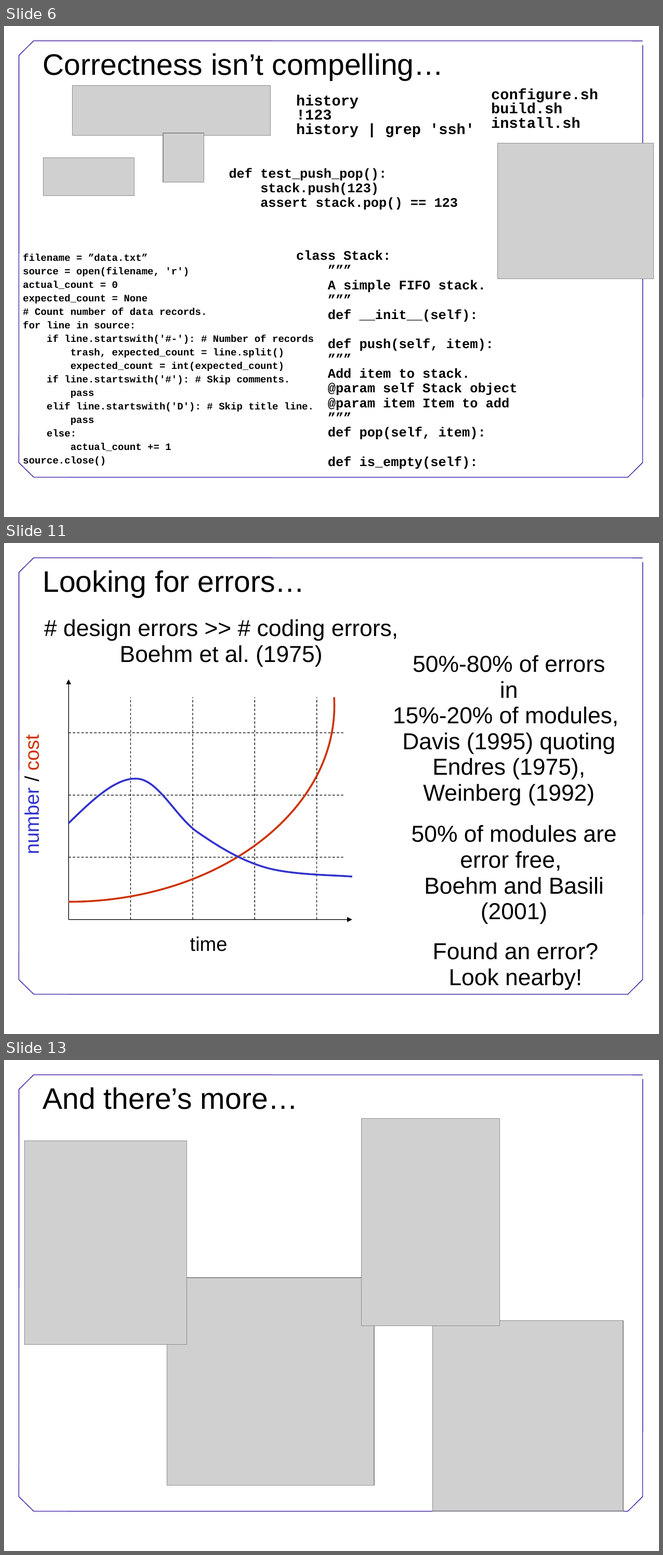
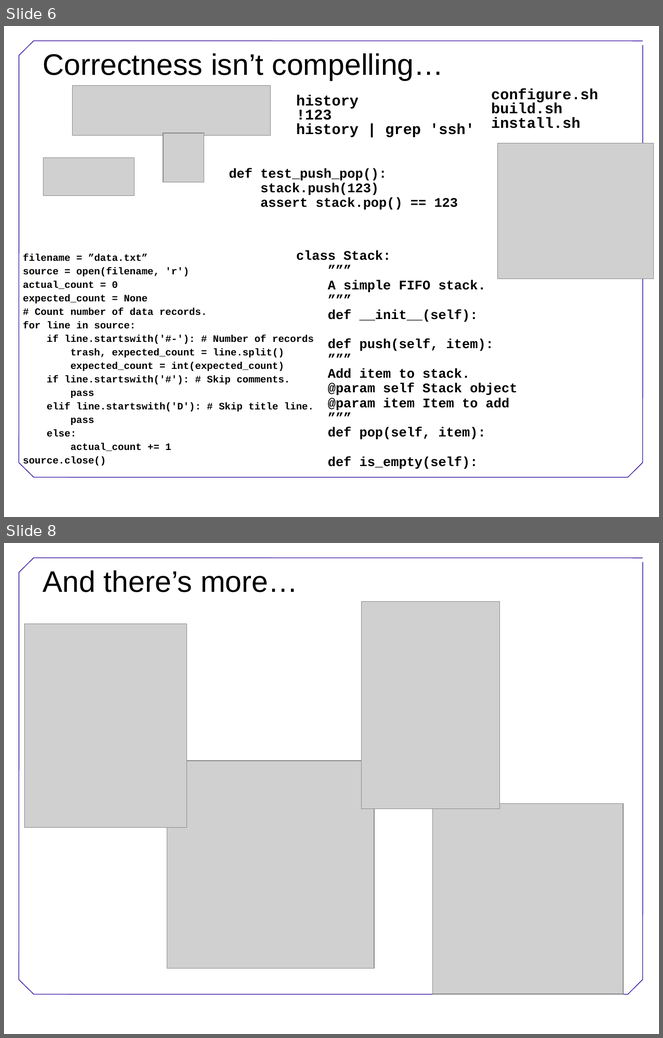
Before and after one commit to swcarpentry/DEPRECATED-boot-camps, a slide deck: Conclusion.ppt. Shown one above the other, each under a label of ours: slides 6, 11 and 13 before the commit, slides 6 and 8 after it; the slides between them are not shown. The pictures are 663x1555 and 663x1038 pixels, drawn with LibreOffice and Linux fonts; fonts in the diff are those of the drawing; grey boxes stand for pictures; background and template pictures are left out. Boxes give left, top, right and bottom in pixels: in the first picture for what was removed or moved away, otherwise in the second. Text is boxed around its words. In the diff, an @@ line names an element or a change of style, - is before the commit and + after.

```diff
--- a/Conclusion.ppt
+++ b/Conclusion.ppt
@@ slide 11 removed at bbox=[4, 543, 659, 1034], background #FFFFFF; not listed: 8 template elements that a slide beside it also shows @@
@@ title removed at bbox=[42, 570, 305, 598] @@
-Looking for errors…
@@ text removed at bbox=[63, 619, 398, 667] @@
-# design errors >> # coding errors, Boehm et al. (1975)
@@ text removed at bbox=[393, 655, 619, 806] @@
-50%-80% of errors
-in
-15%-20% of modules,
-Davis (1995) quoting Endres (1975), Weinberg (1992)
@@ group removed at bbox=[21, 680, 352, 952]: 7 lines, 2 arrows, 2 texts, 2 freeform shapes @@
-time
-number / cost
@@ text removed at bbox=[412, 825, 617, 925] @@
-50% of modules are error free,
-Boehm and Basili (2001)
@@ text removed at bbox=[433, 942, 598, 990] @@
-Found an error?
-Look nearby!
@@ what was slide 13 is now slide 8 @@
```
Also in this commit, not shown: 1 slide changed, 4 other slides removed.
